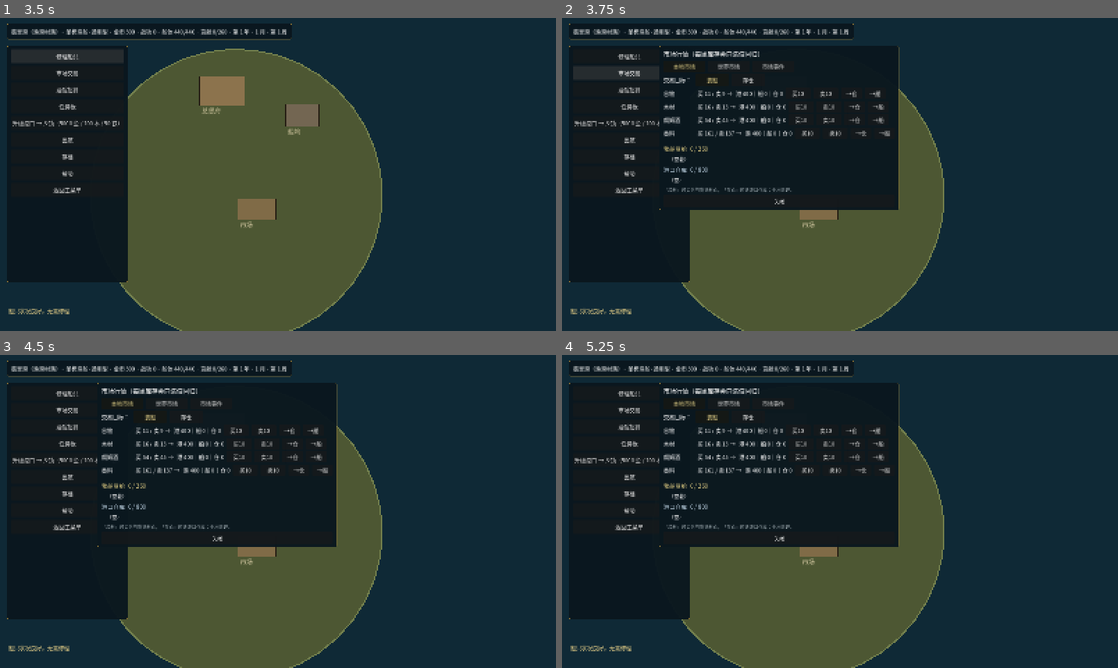
Above: before the commit, frames 1-4 (two rows, left to right).
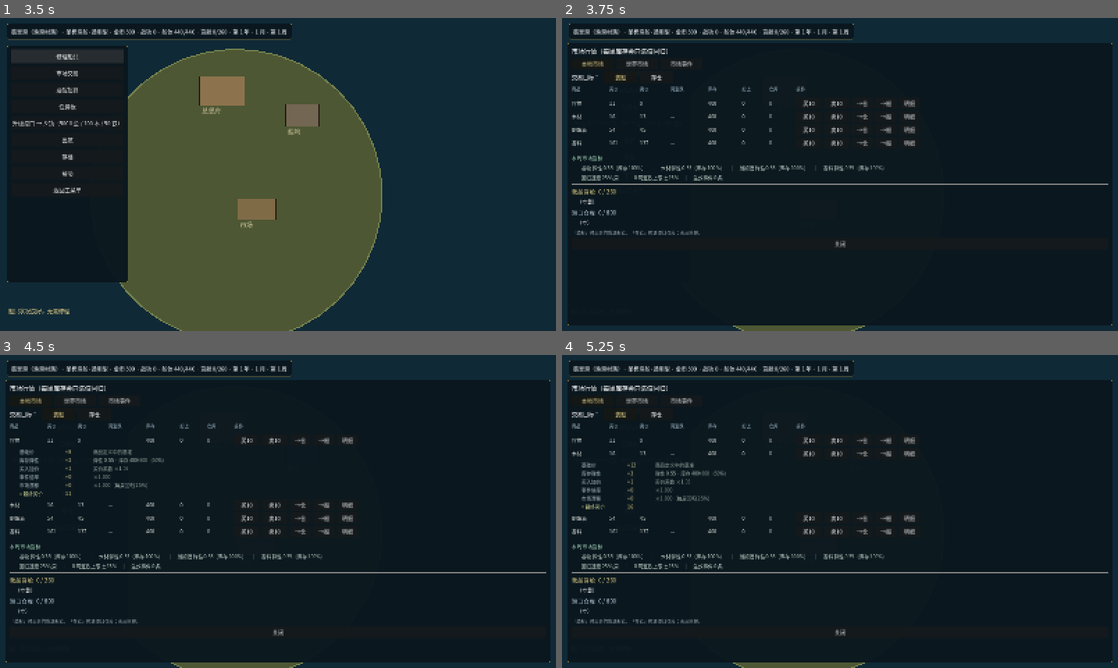
Above: after the commit, the same moments.

Repository: lucifermbbgh/OceanHero
Game: Godot game, scene res://scenes/main.tscn
The game is run twice, just before and just after one commit, with the same random seed, the same clock (stepped at 60 frames per second) and the same inputs.
Inputs (mouse positions are in pixels of both pictures, inside the frame that each line leads up to):
- Up to frame 1 (3.5 s): tap Enter at 0.5 s; move the mouse to (400, 158) at 0.52 s; hold D (steer_right) 0.53-1.25 s; tap E at 0.6 s; click (400, 158) at 0.67 s; tap Space at 0.77 s; click "新游戏" at 1.25 s; drag from (166, 190) to (250, 237) at 2.02 s; click "修理船只" at 2.75 s
- Up to frame 2 (3.75 s): click "市场交易" at 3.5 s
- Up to frame 3 (4.5 s): click (344, 439) at 4.25 s, where only the run after the commit has a clickable "明细"
- Up to frame 4 (5.25 s): click (906, 505) at 5 s, where only the run after the commit has a clickable "明细"

Frame 1 is identical in both runs. In frame 2, 25% of the frame differs, in the area x 1-99%, y 8-99%; in frame 3, 25%; in frame 4, 26%.

Commit message:
feat(0.13.1): 市场界面全屏化、表格化、价格明细与指标可见
- 市场面板改为全屏独占（1568×812），ESC 可关闭
- 本地市场表格化：商品/买价/卖价/周涨跌/库存/船上/仓库/操作
- 周涨跌独立列，带表头；无历史显示「—」，<0.5% 显示「持平」
- 新增「明细」按钮：展示 基础价→库存弹性→买入加价→事件倍率→漂移→最终价
- 新增「本周市场指标」行：弹性系数、库存比例、回归速度、涨跌上限、生效事件数
- 新增 econ_explain.gd（价格推导生成器）
- 版本号 0.13.1；集成 501 全绿

Diff:
--- a/project.godot
+++ b/project.godot
@@ -15,7 +15,7 @@
 run/main_scene="res://scenes/main.tscn"
 config/features=PackedStringArray("4.7", "GL Compatibility")
 config/icon="res://icon.svg"
-config/version="0.13.0-alpha"
+config/version="0.13.1"
 [autoload]
 
 EventBus="*res://scripts/core/event_bus.gd"
--- a/scripts/base/base_scene.gd
+++ b/scripts/base/base_scene.gd
@@ -141,8 +141,8 @@
 
 	# 市场面板
 	market_root = PanelContainer.new()
-	market_root.position = Vector2(280, 80)
-	market_root.custom_minimum_size = Vector2(560, 420)
+	market_root.position = Vector2(16, 72)
+	market_root.custom_minimum_size = Vector2(1568, 812)
 	market_root.add_theme_stylebox_override("panel", _panel_style())
 	market_root.visible = false
 	root.add_child(market_root)
@@ -370,6 +370,12 @@
 	_log("修理完成，花费 %d 金" % cost)
 	_refresh()
 
+func _input(event: InputEvent) -> void:
+	if event is InputEventKey and event.pressed and not event.echo:
+		if event.keycode == KEY_ESCAPE and market_root != null and market_root.visible:
+			market_root.visible = false
+			get_viewport().set_input_as_handled()
+
 func _toggle_market() -> void:
 	if market_root.visible:
 		market_root.visible = false
@@ -383,6 +389,7 @@
 
 var market_target := "ship"   # ship = 装船，warehouse = 存仓
 var market_tab := "local"     # local = 本地市场，world = 世界市场
+var expanded_cid: StringName = &""   # 展开明细的商品
 var bank_root: PanelContainer = null
 var bank_list: VBoxContainer = null
 var black_root: PanelContainer = null
@@ -452,6 +459,20 @@
 	b_wh.modulate = Color(1.0, 0.92, 0.6) if market_target == "warehouse" else Color(1, 1, 1)
 	b_wh.pressed.connect(func(): _toggle_market_target("warehouse"))
 	tab_row.add_child(b_wh)
+	# 表头
+	var head_row := HBoxContainer.new()
+	head_row.add_theme_constant_override("separation", 8)
+	market_list.add_child(head_row)
+	for spec in [["商品", 100], ["买价", 80], ["卖价", 80], ["周涨跌", 100],
+			["库存", 90], ["船上", 70], ["仓库", 70], ["操作", 380]]:
+		var hl := Label.new()
+		hl.text = String(spec[0])
+		hl.custom_minimum_size = Vector2(int(spec[1]), 0)
+		hl.add_theme_font_size_override("font_size", 13)
+		hl.add_theme_color_override("font_color", Color(0.62, 0.72, 0.78))
+		head_row.add_child(hl)
+	market_list.add_child(HSeparator.new())
+
 	for id in [&"grain", &"timber", &"rum", &"spice"]:
 		var c: Resource = DataRegistry.get_commodity(id)
 		if c == null:
@@ -475,16 +496,26 @@
 		var row := HBoxContainer.new()
 		row.add_theme_constant_override("separation", 8)
 		market_list.add_child(row)
-		var name_l := Label.new()
-		name_l.text = c.display_name
-		name_l.custom_minimum_size = Vector2(90, 0)
-		row.add_child(name_l)
-		var price_l := Label.new()
 		var have := int(GameState.cargo.get(id, 0))
 		var in_wh := int(GameState.warehouse.get(id, 0))
-		price_l.text = "买 %d / 卖 %d %s   港 %d｜船 %d｜仓 %d" % [bp, sp, arrow, stock, have, in_wh]
-		price_l.custom_minimum_size = Vector2(240, 0)
-		row.add_child(price_l)
+		row.add_child(_cell(c.display_name, 100))
+		row.add_child(_cell(str(bp), 80))
+		row.add_child(_cell(str(sp), 80))
+		var chg_text := "—"
+		var chg_col := Color(0.55, 0.6, 0.6)
+		if GameState.has_price_history(String(PORT_ID), id):
+			if absf(chg) < 0.005:
+				chg_text = "持平"
+			elif chg > 0.0:
+				chg_text = "↑%d%%" % int(round(chg * 100.0))
+				chg_col = Color(0.55, 0.9, 0.6)
+			else:
+				chg_text = "↓%d%%" % int(round(chg * 100.0))
+				chg_col = Color(0.9, 0.6, 0.55)
+		row.add_child(_cell(chg_text, 100, chg_col))
+		row.add_child(_cell(str(stock), 90))
+		row.add_child(_cell(str(have), 70))
+		row.add_child(_cell(str(in_wh), 70))
 		var b_buy := Button.new()
 		b_buy.text = "买10"
 		b_buy.custom_minimum_size = Vector2(72, 32)
@@ -507,6 +538,17 @@
 		b_to_ship.custom_minimum_size = Vector2(60, 32)
 		b_to_ship.pressed.connect(func(): _move_to_ship(cid))
 		row.add_child(b_to_ship)
+		var b_detail := Button.new()
+		b_detail.text = "明细"
+		b_detail.custom_minimum_size = Vector2(60, 32)
+		var cid_d: StringName = id
+		b_detail.pressed.connect(func(): _toggle_detail(cid_d))
+		row.add_child(b_detail)
+
+		if expanded_cid == id:
+			_add_detail_block(id, int(c.base_price), stock, max_stock, bp)
+	_add_market_metrics(String(PORT_ID))
+
 	# 船上货舱汇总：买的东西到底装在哪儿
 	var sep := HSeparator.new()
 	market_list.add_child(sep)
@@ -631,6 +673,70 @@
 		hb.add_child(_lbl(String(e.get("name", "")), 120, Color(0.9, 0.82, 0.45)))
 		hb.add_child(_lbl(String(e.get("desc", "")), 260, Color(0.8, 0.85, 0.7)))
 		hb.add_child(_lbl("剩 %d 周" % int(e.get("weeks", 0)), 100))
+
+## 表格单元格
+func _cell(text: String, width: int, col: Color = Color(0.86, 0.88, 0.86)) -> Label:
+	var l := Label.new()
+	l.text = text
+	l.custom_minimum_size = Vector2(width, 0)
+	l.add_theme_font_size_override("font_size", 14)
+	l.add_theme_color_override("font_color", col)
+	return l
+
+## 展开/收起价格明细
+func _toggle_detail(cid: StringName) -> void:
+	expanded_cid = &"" if expanded_cid == cid else cid
+	_rebuild_market()
+
+## 价格明细区块
+func _add_detail_block(cid: StringName, base_price: int, stock: int, max_stock: int, final_price: int) -> void:
+	var ex = load("res://scripts/systems/econ_explain.gd")
+	var pk := String(PORT_ID)
+	var me = load("res://scripts/systems/market_events.gd")
+	var info: Dictionary = ex.price_breakdown(pk, cid, base_price, stock, max_stock,
+		float(me.effect_at(GameState.market_events, pk, cid)),
+		GameState.price_drift_of(pk, cid))
+	var box := VBoxContainer.new()
+	box.add_theme_constant_override("separation", 2)
+	market_list.add_child(box)
+	for st in info.get("steps", []):
+		var hl := HBoxContainer.new()
+		hl.add_theme_constant_override("separation", 10)
+		box.add_child(hl)
+		hl.add_child(_cell("　　" + String(st.get("label", "")), 150, Color(0.7, 0.78, 0.8)))
+		var v := int(st.get("value", 0))
+		var sgn := "+%d" % v if v >= 0 else str(v)
+		hl.add_child(_cell(sgn, 70, Color(0.9, 0.85, 0.6)))
+		hl.add_child(_cell(String(st.get("note", "")), 380, Color(0.62, 0.7, 0.66)))
+	var total := HBoxContainer.new()
+	total.add_theme_constant_override("separation", 10)
+	box.add_child(total)
+	total.add_child(_cell("　　= 最终买价", 150, Color(0.85, 0.88, 0.6)))
+	total.add_child(_cell(str(final_price), 70, Color(0.95, 0.88, 0.5)))
+
+## 本周市场指标行
+func _add_market_metrics(pk: String) -> void:
+	var sep := HSeparator.new()
+	market_list.add_child(sep)
+	var title := Label.new()
+	title.text = "本周市场指标"
+	title.add_theme_font_size_override("font_size", 15)
+	title.add_theme_color_override("font_color", Color(0.62, 0.8, 0.7))
+	market_list.add_child(title)
+	var em = load("res://scripts/systems/econ_math.gd")
+	var parts: Array = []
+	for cid in [&"grain", &"timber", &"rum", &"spice"]:
+		var c: Resource = DataRegistry.get_commodity(cid)
+		if c == null:
+			continue
+		var max_stock := 400
+		var stock := GameState.ensure_stock(PORT_ID, cid, max_stock)
+		var ratio := clampf(float(stock) / float(max_stock), 0.0, 1.0)
+		parts.append("%s 弹性 %.2f（库存 %d%%）" % [String(c.display_name), em.piecewise_elasticity(ratio),
+			int(ratio * 100.0)])
+	market_list.add_child(_cell("　　" + "　｜　".join(parts), 1400, Color(0.72, 0.8, 0.76)))
+	var line2 := "　　回归速度 25%%/周　｜　单周涨跌上限 ±15%%　｜　生效事件 %d 条" % GameState.market_events.size()
+	market_list.add_child(_cell(line2, 1400, Color(0.72, 0.8, 0.76)))
 
 ## 世界市场：跨港情报页（不参与交易）
 func _rebuild_world_market() -> void:
--- a/scripts/core/game_state.gd
+++ b/scripts/core/game_state.gd
@@ -806,6 +806,10 @@
 			next_v = clampf(next_v, DRIFT_MIN, DRIFT_MAX)
 			price_drift[key] = next_v
 	return events_out
+
+## 是否有上周对比数据（首周没有）
+func has_price_history(port_key: String, cid: StringName) -> bool:
+	return price_drift.has(_drift_key(port_key, cid) + "|prev")
 
 ## 价格涨跌（相对上周）
 func price_change_pct(port_key: String, cid: StringName) -> float:
--- /dev/null
+++ b/scripts/systems/econ_explain.gd
@@ -0,0 +1,34 @@
+extends RefCounted
+## 价格推导明细生成器（只在 UI 打开时调用）
+
+const EconMath = preload("res://scripts/systems/econ_math.gd")
+
+## 返回 {steps:[{label,value,note}], result, metrics:{}}
+static func price_breakdown(port_key: String, cid: StringName, base_price: int,
+		stock: int, max_stock: int, event_mult: float, drift: float) -> Dictionary:
+	var ratio := clampf(float(stock) / maxf(1.0, float(max_stock)), 0.0, 1.0)
+	var e: float = EconMath.piecewise_elasticity(ratio)
+	var formula := float(base_price) * (1.0 + e * (1.0 - ratio))
+	var buy := formula * float(MarketModel.cfg.get("buy_markup", 1.05))
+	var after_event := buy * event_mult
+	var final_price := int(round(after_event * drift))
+	var steps: Array = [
+		{"label": "基础价", "value": base_price,
+			"note": "商品定义中的基准"},
+		{"label": "库存弹性", "value": int(round(formula)) - base_price,
+			"note": "弹性 %.2f · 库存 %d/%d（%d%%）" % [e, stock, max_stock, int(ratio * 100.0)]},
+		{"label": "买入加价", "value": int(round(buy)) - int(round(formula)),
+			"note": "买价系数 ×%.2f" % float(MarketModel.cfg.get("buy_markup", 1.05))},
+		{"label": "事件倍率", "value": int(round(after_event)) - int(round(buy)),
+			"note": "×%.3f" % event_mult},
+		{"label": "市场漂移", "value": final_price - int(round(after_event)),
+			"note": "×%.3f（每周回归 25%%）" % drift},
+	]
+	return {
+		"steps": steps,
+		"result": final_price,
+		"metrics": {
+			"elasticity": e, "stock_ratio": ratio,
+			"event_mult": event_mult, "drift": drift,
+		},
+	}
--- a/tests/integration/run.gd
+++ b/tests/integration/run.gd
@@ -27,6 +27,7 @@
 	await _test_exchange()
 	await _test_cross_port()
 	await _test_quest_board()
+	await _test_market_ui_v0131()
 	await _test_price_engine_v013()
 	await _test_bank_v012()
 	await _test_black_market_v011()
@@ -631,6 +632,24 @@
 	for i in range(n):
 		await get_tree().physics_frame
 
+# ---------------- 市场 UI（0.13.1） ----------------
+func _test_market_ui_v0131() -> void:
+	print("\n[市场 UI]")
+	GameState.reset_new_game()
+	GameState.ensure_stock(&"jadehaven", &"grain", 400)
+	# 首周没有历史 → 无涨跌
+	_ok(not GameState.has_price_history("jadehaven", &"grain"), "首周没有对比数据")
+	GameState.tick_market(1)
+	_ok(GameState.has_price_history("jadehaven", &"grain"), "跨周后有对比数据")
+	# 价格明细
+	var ex = load("res://scripts/systems/econ_explain.gd")
+	var info: Dictionary = ex.price_breakdown("jadehaven", &"grain", 10, 190, 400, 1.0, 1.0)
+	_ok(info.get("steps", []).size() >= 4, "明细至少 4 步", str(info.get("steps", []).size()))
+	_ok(int(info.get("result", 0)) > 0, "明细给出最终价")
+	var metrics: Dictionary = info.get("metrics", {})
+	_ok(metrics.has("elasticity"), "明细含弹性系数")
+	_ok(metrics.has("stock_ratio"), "明细含库存比例")
+
 # ---------------- 价格引擎（0.13.0） ----------------
 func _test_price_engine_v013() -> void:
 	print("\n[价格引擎]")
Not shown, added: docs/版本文档/0.13.1-升级说明.md
Not shown, changed: docs/版本文档/版本规划.md
